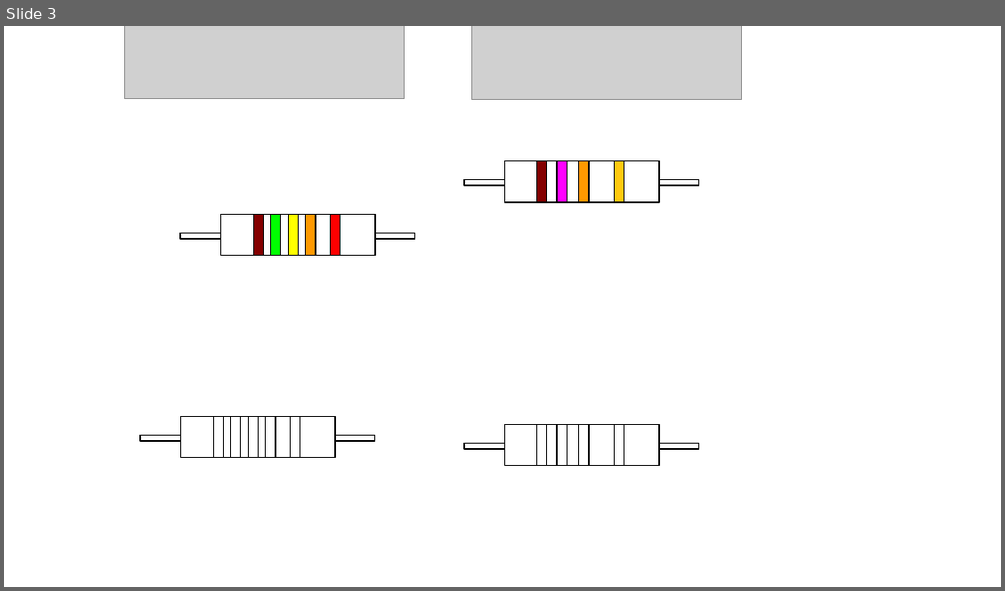
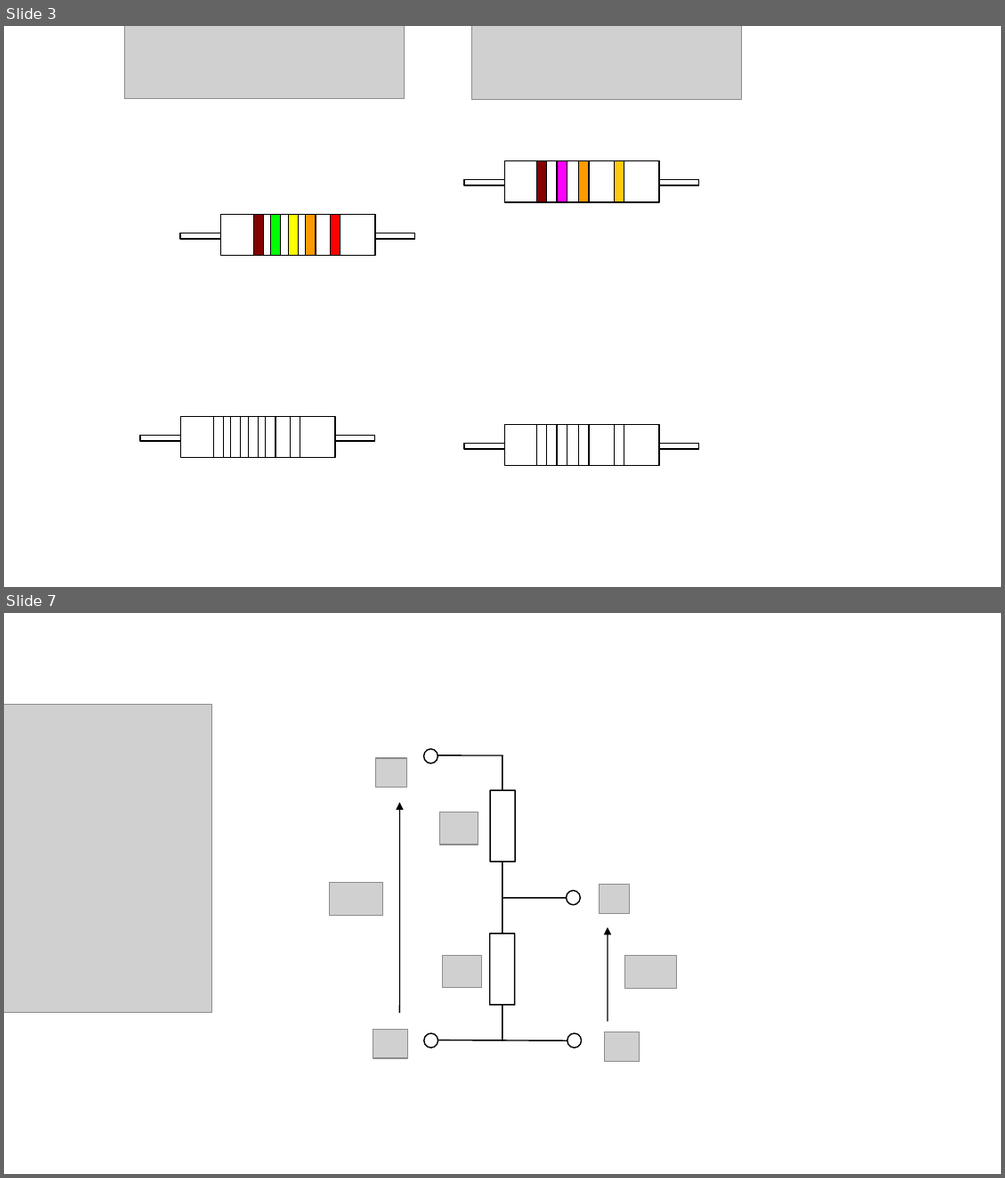
Before and after one commit to Galindo-lab/galindo-site, a slide deck: diagramas.odp. Shown one above the other, each under a label of ours: slide 3 before the commit, slides 3 and 7 after it; the slides between them are not shown. The pictures are 1005x591 and 1005x1178 pixels, drawn with LibreOffice and Linux fonts; fonts in the diff are those of the drawing; grey boxes stand for pictures. Boxes give left, top, right and bottom in pixels: in the first picture for what was removed or moved away, otherwise in the second. Text is boxed around its words. In the diff, an @@ line names an element or a change of style, - is before the commit and + after.

```diff
--- a/diagramas.odp
+++ b/diagramas.odp
@@ slide 7 added at <box>4,613,1001,1174</box>, background #FFFFFF @@
@@ picture added at <box>4,705,212,1013</box> @@
@@ picture added at <box>376,758,406,787</box> @@
@@ ellipse added at <box>424,748,438,763</box>, fill #FFFFFF, outline #000000 0.99 pt @@
@@ line added from (432, 755) to (503, 756), #000000 0.99 pt @@
@@ line added from (502, 756) to (502, 1041), #000000 0.99 pt @@
@@ freeform shape added at <box>490,789,516,861</box>, fill #000000 @@
@@ freeform shape added at <box>491,790,516,861</box>, fill #FFFFFF @@
@@ arrow added from (399, 1013) to (399, 802), #000000 0.99 pt @@
@@ picture added at <box>440,812,479,844</box> @@
@@ freeform shape added at <box>528,811,567,843</box>, fill #FFFFFF @@
@@ picture added at <box>330,883,383,915</box> @@
@@ line added from (503, 898) to (566, 898), #000000 0.99 pt @@
@@ ellipse added at <box>566,891,581,905</box>, fill #FFFFFF, outline #000000 0.99 pt @@
@@ picture added at <box>599,884,630,913</box> @@
@@ arrow added from (607, 1022) to (607, 927), #000000 0.99 pt @@
@@ picture added at <box>443,955,482,988</box> @@
@@ freeform shape added at <box>489,933,515,1005</box>, fill #000000 @@
@@ freeform shape added at <box>490,933,515,1005</box>, fill #FFFFFF @@
@@ picture added at <box>624,955,677,988</box> @@
@@ picture added at <box>373,1030,407,1058</box> @@
@@ ellipse added at <box>424,1034,438,1048</box>, fill #FFFFFF, outline #000000 0.99 pt @@
@@ ellipse added at <box>567,1034,582,1048</box>, fill #FFFFFF, outline #000000 0.99 pt @@
@@ picture added at <box>605,1032,639,1061</box> @@
@@ line added from (432, 1040) to (567, 1041), #000000 0.99 pt @@
```
Also in this commit, not shown: 2 slides changed, 2 other slides added, 5 other files.
